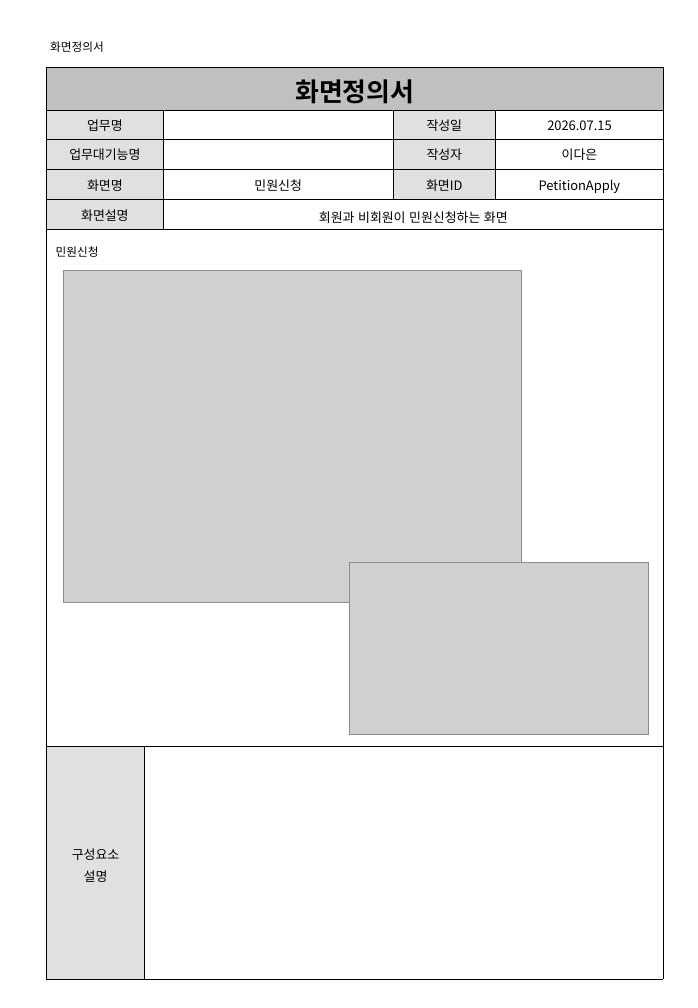
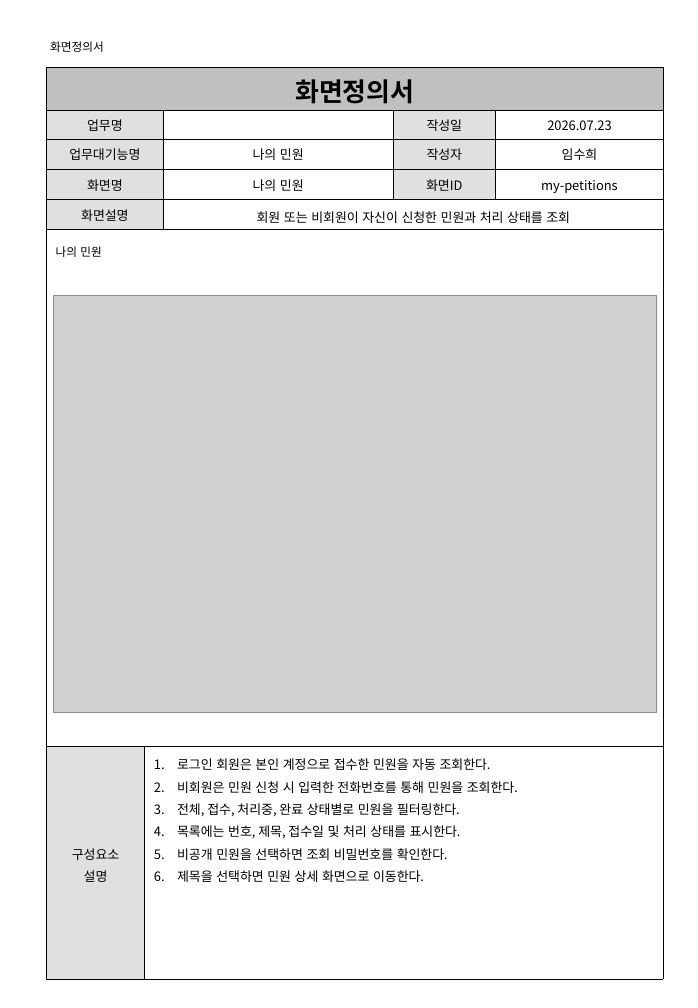
Before and after one commit to shintra0070-commits/PROJECT, a slide deck: slide 8 of 민원 업무 자동화 플랫폼/PROJECT/산출물/03_화면정의서.ppt (slide 6 before the commit). Drawn at 698x1008 pixels with LibreOffice and Linux fonts; fonts in the diff are those of the drawing; grey boxes stand for pictures. Boxes give left, top, right and bottom in pixels: in the first picture for what was removed or moved away, otherwise in the second. Text is boxed around its words. In the diff, an @@ line names an element or a change of style, - is before the commit and + after.

Commit message:
민원 업무 자동화 플랫폼

```diff
--- a/민원 업무 자동화 플랫폼/PROJECT/산출물/03_화면정의서.ppt
+++ b/민원 업무 자동화 플랫폼/PROJECT/산출물/03_화면정의서.ppt
@@ table at bbox=[47, 67, 664, 979] @@
-row 2, column 5: 2026.07.15
+row 2, column 5: 2026.07.23
-row 3, column 3: 
+row 3, column 3: 나의 민원
-row 3, column 5: 이다은
+row 3, column 5: 임수희
-row 4, column 3: 민원신청
+row 4, column 3: 나의 민원
-row 4, column 5: PetitionApply
+row 4, column 5: my-petitions
-row 5, column 3: 회원과 비회원이 민원신청하는 화면
+row 5, column 3: 회원 또는 비회원이 자신이 신청한 민원과 처리 상태를 조회
-row 7, column 2: 
+row 7, column 2: 로그인 회원은 본인 계정으로 접수한 민원을 자동 조회한다. / 비회원은 민원 신청 시 입력한 전화번호를 통해 민원을 조회한다. / 전체, 접수, 처리중, 완료 상태별로 민원을 필터링한다. / 목록에는 번호, 제목, 접수일 및 처리 상태를 표시한다. / 비공개 민원을 선택하면 조회 비밀번호를 확인한다. / 제목을 선택하면 민원 상세 화면으로 이동한다.
@@ text at bbox=[56, 246, 101, 257]: text changed @@
-민원신청
+나의 민원
@@ picture: place and size @@
-picture at bbox=[63, 270, 522, 602]
+picture at bbox=[53, 296, 656, 713]
@@ picture removed at bbox=[349, 563, 649, 735] @@
```
Also in this commit, not shown: 17 other slides changed, 2 slides added, 7 slides removed.
